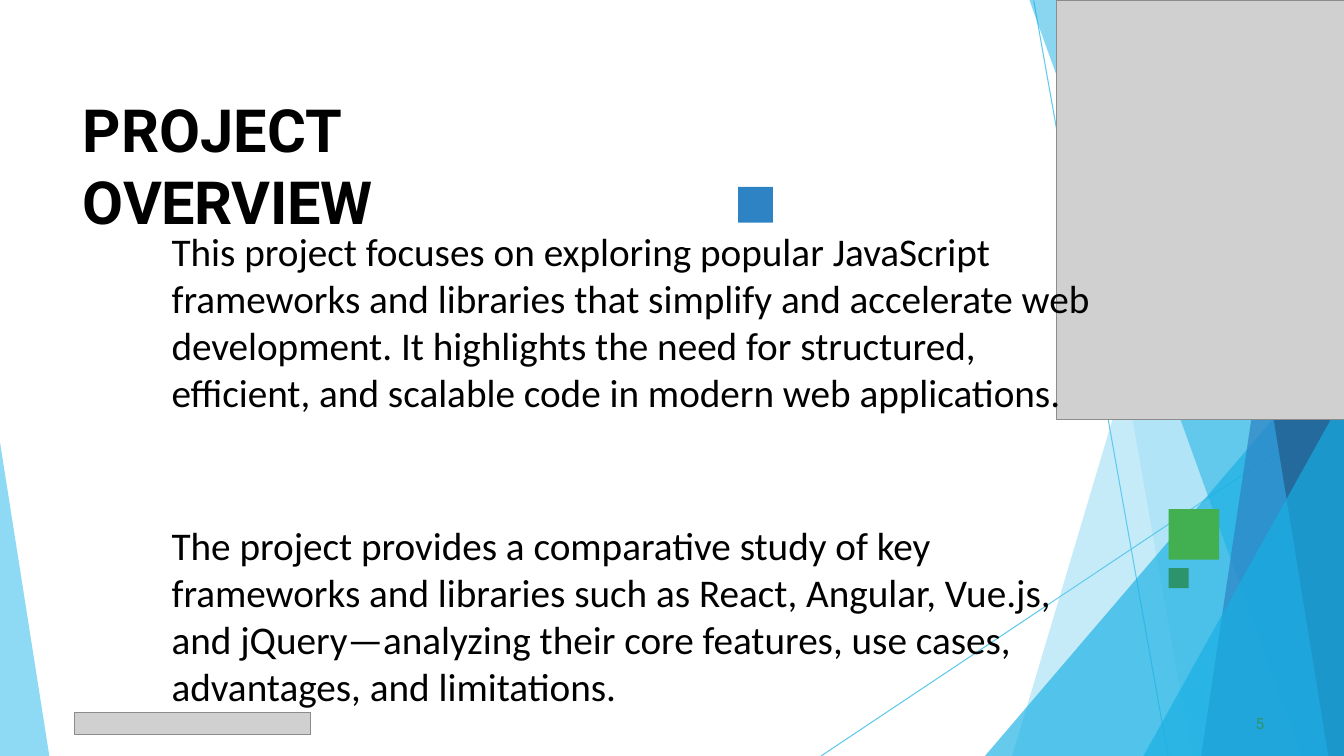
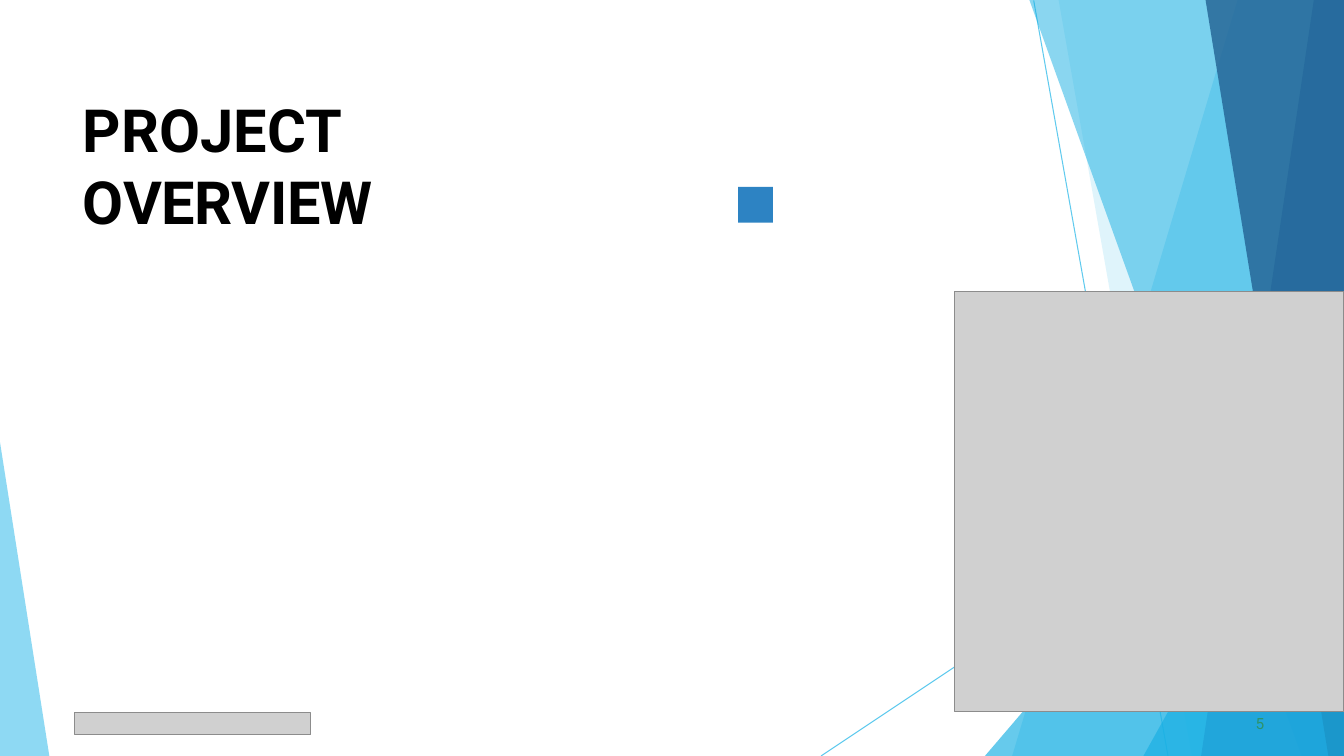
Before and after one commit to prabhakaran8518-ops/Priya-.p, a slide deck: slide 5 of PPT FWD TNSDC 2025 (1).pptx. Drawn at 1344x756 pixels with LibreOffice and Linux fonts; fonts in the diff are those of the drawing; grey boxes stand for pictures. Boxes give left, top, right and bottom in pixels: in the first picture for what was removed or moved away, otherwise in the second. Text is boxed around its words. In the diff, an @@ line names an element or a change of style, - is before the commit and + after.

```diff
--- a/PPT FWD TNSDC 2025 (1).pptx
+++ b/PPT FWD TNSDC 2025 (1).pptx
@@ text removed at <box>172,238,1090,417</box> @@
-This project focuses on exploring popular JavaScript frameworks and libraries that simplify and accelerate web development. It highlights the need for structured, efficient, and scalable code in modern web applications.
@@ picture: place and size @@
-picture at <box>1057,0,1344,420</box>
+picture at <box>955,292,1344,713</box>
@@ freeform shape removed at <box>1169,509,1219,560</box> @@
@@ text removed at <box>172,532,1051,708</box> @@
-The project provides a comparative study of key frameworks and libraries such as React, Angular, Vue.js, and jQuery—analyzing their core features, use cases, advantages, and limitations.
@@ freeform shape removed at <box>1169,569,1189,589</box> @@
```
Also in this commit, not shown: 9 other slides changed.
